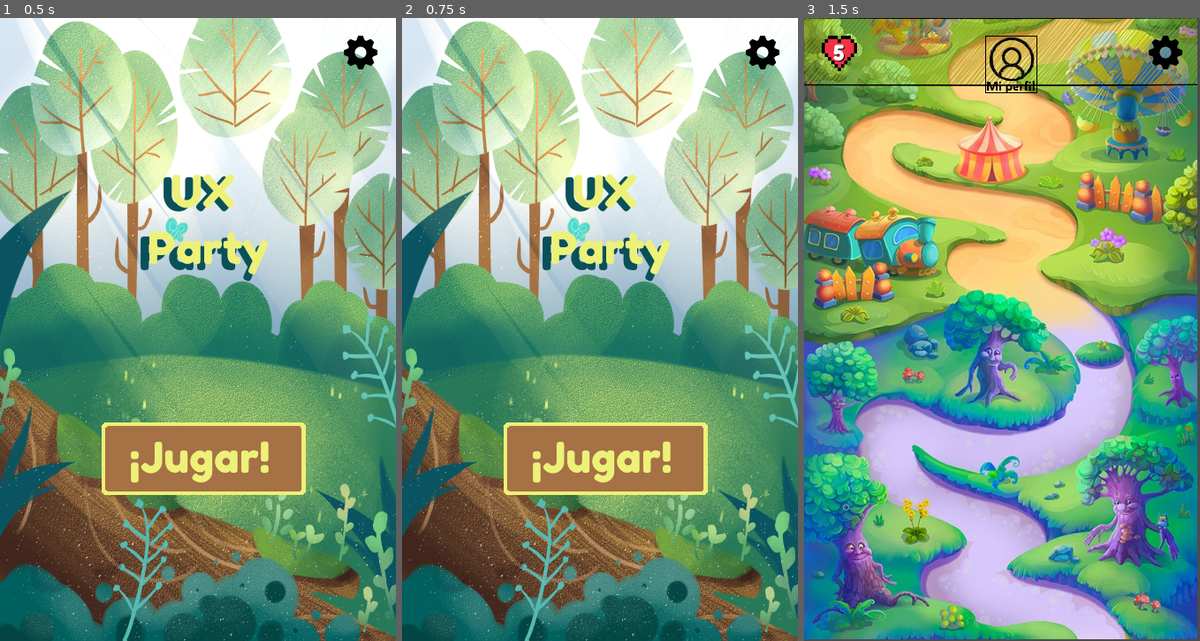
Above: before the commit, frames 1-3 (left to right).
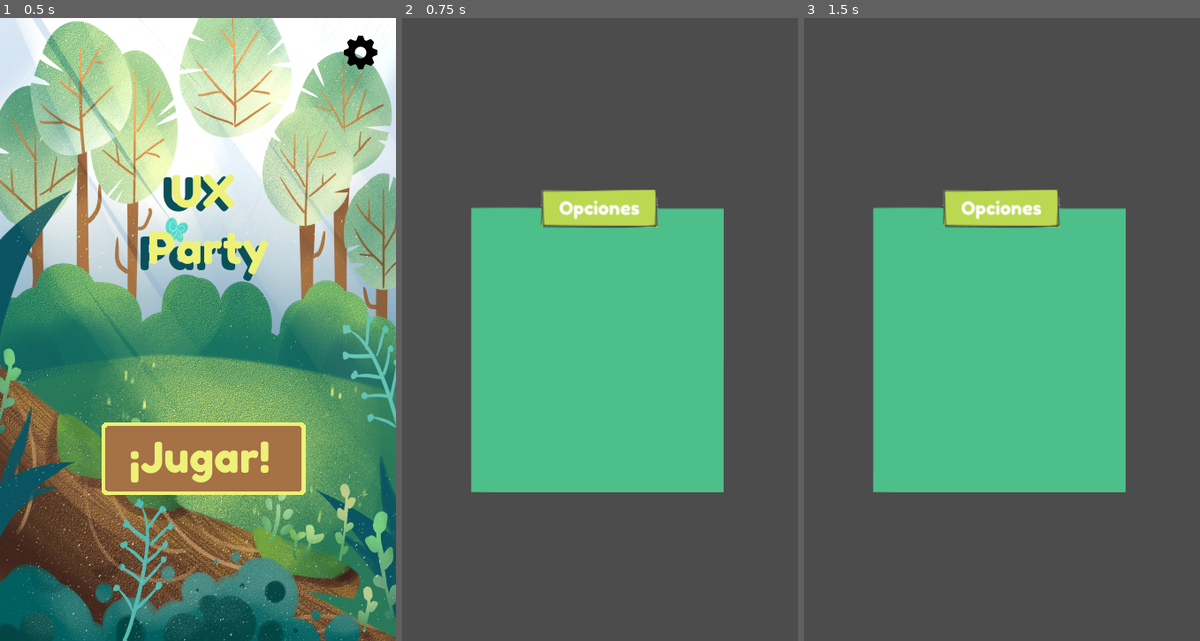
Above: after the commit, the same moments.

Repository: alexiaCat/Ux-Party
Game: Godot game, scene res://main/Main.tscn
Same seed, same stepped clock (60 frames per second), same inputs: the game is played once before the commit and once after it. The project has no main scene, so this scene is started directly.
Inputs (mouse positions are in pixels of both pictures, inside the frame that each line leads up to):
- Up to frame 1 (0.5 s): no input
- Up to frame 2 (0.75 s): click (762, 55) at 0.5 s
- Up to frame 3 (1.5 s): click (1005, 460) at 1.25 s, where only the run before the commit has a clickable "¡Jugar!"

Frame 1 is identical in both runs. In frame 2, 100% of the frame differs, in the area x 0-100%, y 0-100%; in frame 3, 97%.

Commit message:
gamehandler

Diff:
--- a/barra inicio mapa/HUD.tscn
+++ b/barra inicio mapa/HUD.tscn
@@ -49,7 +49,6 @@
 custom_colors/font_color = Color( 1, 1, 1, 1 )
 custom_colors/font_color_shadow = Color( 0, 0, 0, 1 )
 custom_fonts/font = SubResource( 1 )
-text = "5"
 
 [node name="TextureButton" type="TextureButton" parent="Control/MarginContainer/HBoxContainer"]
 margin_left = 185.0
--- a/gamehandler.gd
+++ b/gamehandler.gd
@@ -2,8 +2,20 @@
 
 var vidas_jugador = 5
 var time_left = 60
-var puntos = 0
+var puntajeglobal
 var turno = true
+var pnivel1
+var pnivel2
+var pnivel3
+var pnivel4
+var pnivel5
+var pnivel6
+var pnivel7
+var pnivel8
+var pnivel9
+var puntajeahorcado = 500
+var puntajequiz = 0
+
 
 # Called when the node enters the scene tree for the first time.
 func _ready():
--- a/hanged_game/Main_hanged_game.tscn
+++ b/hanged_game/Main_hanged_game.tscn
@@ -1,7 +1,7 @@
 [gd_scene load_steps=4 format=2]
 
 [ext_resource path="res://hanged_game/background_ahorcado.tscn" type="PackedScene" id=1]
-[ext_resource path="res://top_bar_minigames/top_bar_minigames.tscn" type="PackedScene" id=2]
+[ext_resource path="res://top_bar_hanged_game/top_bar_minigames.tscn" type="PackedScene" id=2]
 [ext_resource path="res://hanged_game/Main_hanged_game.gd" type="Script" id=3]
 
 [node name="Main_hanged_game" type="Node2D"]
--- a/main/Main.gd
+++ b/main/Main.gd
@@ -2,3 +2,7 @@
 
 func _on_Play_button_pressed():
 	get_tree().change_scene("res://main_map/Main_scene.tscn")
+
+
+func _on_Config_button_pressed():
+	get_tree().change_scene("res://menu_options.tscn")
--- a/main/Main.tscn
+++ b/main/Main.tscn
@@ -7,6 +7,7 @@
 [ext_resource path="res://main/environment.tscn" type="PackedScene" id=5]
 [ext_resource path="res://assets/buttons/CONFIG.png" type="Texture" id=6]
 [ext_resource path="res://assets/buttons/config_press.png" type="Texture" id=7]
+[ext_resource path="res://assets/audio/background.ogg" type="AudioStream" id=8]
 [ext_resource path="res://main/Main.gd" type="Script" id=9]
 
 [sub_resource type="GDScript" id=4]
@@ -105,4 +106,9 @@
 
 [node name="environment" parent="." instance=ExtResource( 5 )]
 
+[node name="AudioStreamPlayer" type="AudioStreamPlayer" parent="."]
+stream = ExtResource( 8 )
+autoplay = true
+
 [connection signal="pressed" from="HUD/Control/Play_button" to="." method="_on_Play_button_pressed"]
+[connection signal="pressed" from="HUD/Control/Config_button" to="." method="_on_Config_button_pressed"]
--- /dev/null
+++ b/menu_options.tscn
@@ -0,0 +1,12 @@
+[gd_scene load_steps=2 format=2]
+
+[ext_resource path="res://menu_options/options.png" type="Texture" id=1]
+
+[node name="menu_options" type="Node2D"]
+
+[node name="TextureRect" type="TextureRect" parent="."]
+margin_left = 78.0
+margin_top = 194.0
+margin_right = 364.0
+margin_bottom = 536.0
+texture = ExtResource( 1 )
--- a/top_bar_minigames/top_bar_minigames.tscn
+++ b/top_bar_hanged_game/top_bar_minigames.tscn
@@ -1,17 +1,17 @@
 [gd_scene load_steps=8 format=2]
 
-[ext_resource path="res://assets/fonts/FredokaOne-Regular.ttf" type="DynamicFontData" id=1]
-[ext_resource path="res://top_bar_minigames/btn_quit.png" type="Texture" id=2]
-[ext_resource path="res://top_bar_minigames/btn_quitpressed.png" type="Texture" id=3]
-[ext_resource path="res://top_bar_minigames/btn_tutorial_press.png" type="Texture" id=4]
-[ext_resource path="res://top_bar_minigames/btn_tutorial.png" type="Texture" id=5]
-[ext_resource path="res://top_bar_minigames/top_bar_minigames.gd" type="Script" id=6]
+[ext_resource path="res://top_bar_hanged_game/btn_tutorial.png" type="Texture" id=1]
+[ext_resource path="res://top_bar_hanged_game/btn_tutorial_press.png" type="Texture" id=2]
+[ext_resource path="res://top_bar_hanged_game/top_bar_minigames.gd" type="Script" id=3]
+[ext_resource path="res://top_bar_hanged_game/btn_quit.png" type="Texture" id=4]
+[ext_resource path="res://top_bar_hanged_game/btn_quitpressed.png" type="Texture" id=5]
+[ext_resource path="res://assets/fonts/FredokaOne-Regular.ttf" type="DynamicFontData" id=6]
 
 [sub_resource type="DynamicFont" id=1]
-font_data = ExtResource( 1 )
+font_data = ExtResource( 6 )
 
 [node name="top_bar_minigames" type="CanvasLayer"]
-script = ExtResource( 6 )
+script = ExtResource( 3 )
 
 [node name="Control" type="Control" parent="."]
 anchor_right = 1.0
@@ -41,9 +41,9 @@
 margin_right = 160.0
 margin_bottom = 38.0
 size_flags_horizontal = 6
-texture_normal = ExtResource( 5 )
-texture_pressed = ExtResource( 4 )
-texture_hover = ExtResource( 5 )
+texture_normal = ExtResource( 1 )
+texture_pressed = ExtResource( 2 )
+texture_hover = ExtResource( 1 )
 
 [node name="tutorial" type="Label" parent="Control/MarginContainer/HBoxContainer/Button_tutorial"]
 anchor_right = 1.0
@@ -58,9 +58,9 @@
 margin_left = 279.0
 margin_right = 348.0
 margin_bottom = 38.0
-texture_normal = ExtResource( 2 )
-texture_pressed = ExtResource( 3 )
-texture_hover = ExtResource( 2 )
+texture_normal = ExtResource( 4 )
+texture_pressed = ExtResource( 5 )
+texture_hover = ExtResource( 4 )
 
 [node name="label_quit" type="Label" parent="Control/MarginContainer/HBoxContainer/Button_quit"]
 anchor_left = 0.5
Not shown, removed: assets/audio/break.ogg.import
Not shown, removed: assets/audio/hit.wav.import
Not shown, removed: assets/audio/lose.ogg.import
Not shown, removed: assets/audio/start.wav.import
Not shown, removed: assets/audio/you_win.ogg.import
Not shown: 1 places in main/Main.tscn that only renumber resources
Binary file added: menu_options/options.png
Not shown, changed: menu_options/options.png.import
Renamed: top_bar_minigames/btn_quit.png -> top_bar_hanged_game/btn_quit.png
Not shown, changed: top_bar_hanged_game/btn_quit.png.import
Renamed: top_bar_minigames/btn_quitpressed.png -> top_bar_hanged_game/btn_quitpressed.png
Not shown, added: top_bar_hanged_game/btn_quitpressed.png.import
(and 11 more such lines)
